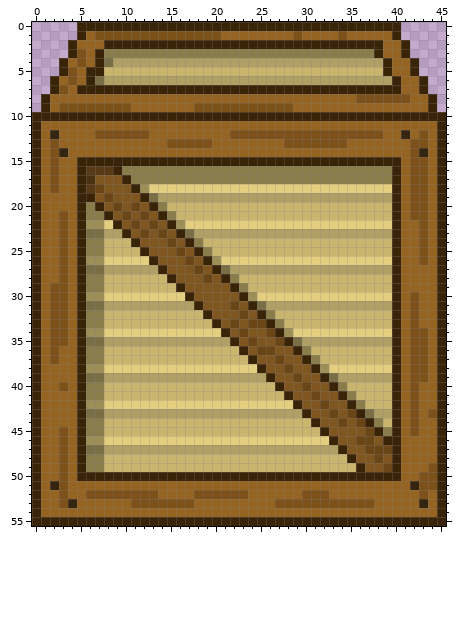
Pixel-art sprite -- data/box.png. This is how it looked before the edit.
The file is 46x56 pixels. Colours within 5 levels of each other are drawn and written as one.
The same view after the edit:
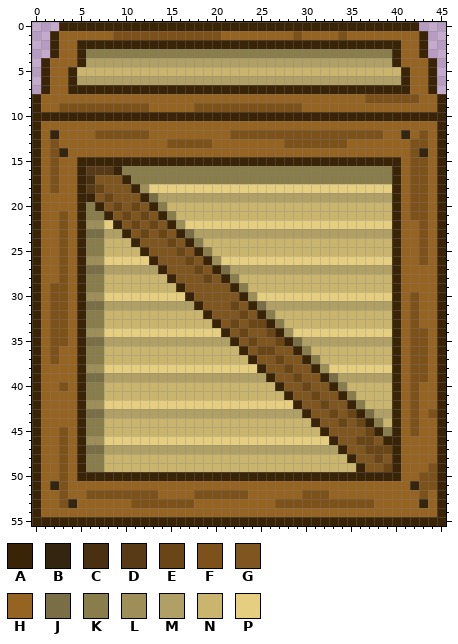
Palette (. is transparent): A #3a2408  B #342510  C #493010  D #583b16  E #6a4617  F #7d511a  G #805620  H #966422  J #7a6e46  K #8a7d4c  L #9e8e58  M #b1a065  N #c9b56e  P #e5ce80
Change:
y 0: x 3..4 .. -> AA; x 41..42 .. -> AA
y 1: x 2..5 ...A -> AHHH; x 7..8 FF -> HH; x 40..43 A... -> HHHA
y 2: x 2..7 ..AHHH -> AHHAAA; x 39..43 HHA.. -> AAHHA
y 3: x 2..7 ..AFHA -> AHHAKK; x 38..43 AHHA.. -> KKAHHA
y 4: x 1..3 ..A -> AHH; x 5..8 FHAJ -> AMMM; x 39..40 AH -> MA; x 42..44 A.. -> HHA
y 5: x 1..7 ..AFHAA -> AHHANNN; x 39..44 AHHA.. -> NNAHHA
y 6: x 1..2 .A -> AH; x 4..7 FHAJ -> AMMM; x 40..41 AH -> MA; x 43..44 A. -> HA
y 7: x 1..4 .AFH -> AHHA; x 41 H -> A; x 43..44 A. -> HA
y 8: x 0..1 .A -> AH; x 36 F -> H; x 42 H -> F; x 44..45 A. -> HA
y 9: x 0..1 .A -> AH; x 11..12 HH -> FF; x 29 H -> F; x 44..45 A. -> HA
Boxes around the changes in both pictures, in picture pixels (x1, y1, x2, y2):
changed: (32, 22, 149, 112)
changed: (356, 22, 446, 112)
changed: (293, 103, 302, 112)
